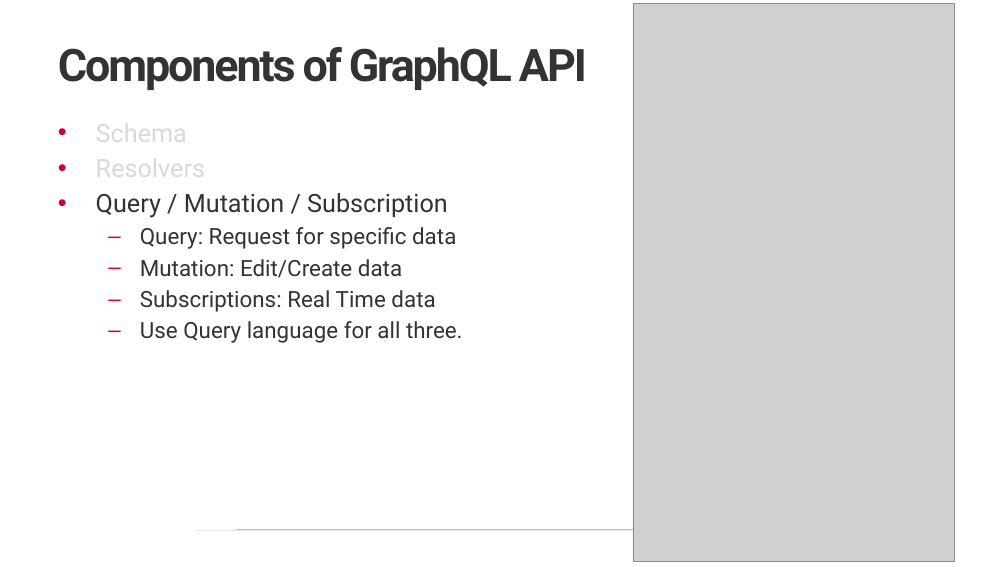
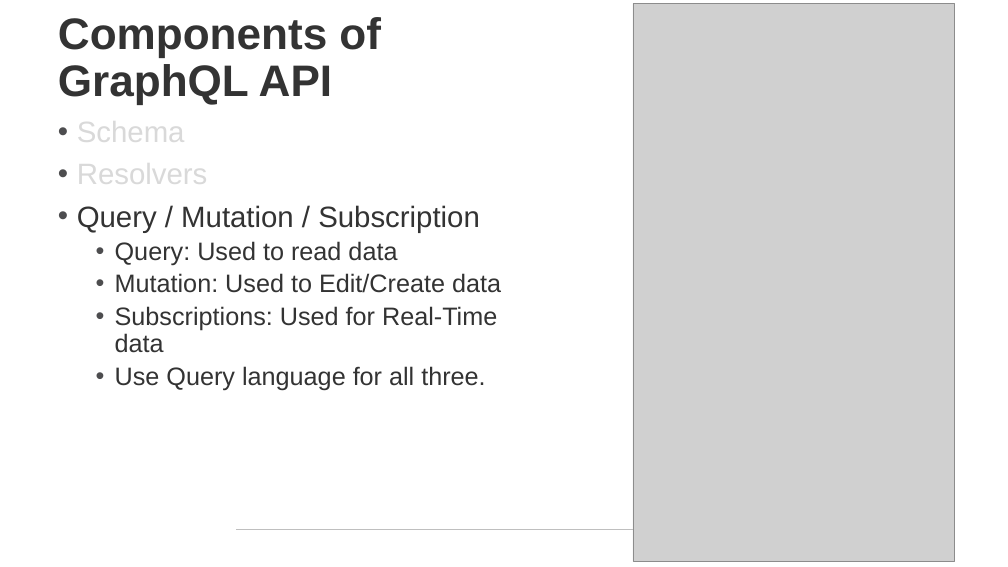
Before and after one commit to NPDSoftwareDev/graphql-presentation, a slide deck: slide 12 of graphql Introduction.pptx (slide 10 before the commit). Drawn at 1008x567 pixels with LibreOffice and Linux fonts; fonts in the diff are those of the drawing; grey boxes stand for pictures; background and template pictures are left out. Boxes give left, top, right and bottom in pixels: in the first picture for what was removed or moved away, otherwise in the second. Text is boxed around its words. In the diff, an @@ line names an element or a change of style, - is before the commit and + after.

```diff
--- a/graphql Introduction.pptx
+++ b/graphql Introduction.pptx
@@ title "Components of GraphQL API" moved from (x1=58, y1=47, x2=587, y2=90) to (x1=58, y1=17, x2=381, y2=105) @@
@@ title "Components of GraphQL API" at (x1=58, y1=17, x2=381, y2=105): size 42.7 to 42 pt, font Roboto to Arial, letter spacing -2 to 0 pt; line spacing 1 to 0.9; vertical alignment bottom to middle @@
@@ text at (x1=77, y1=116, x2=485, y2=390): size 24 to 28 pt in "Schema", "Resolvers", "Query / Mutation / Subscription"; font Roboto to Arial in "Schema", "Resolvers", "Query / Mutation / Subscription", "Use Query language for all three."; size 21.3 to 24 pt in "Use Query language for all three."; indent changed; line spacing 1 to 0.9; more space between paragraphs; bullet colour #CC0033 to #4D4D4F; bullet – to • @@
@@ text at (x1=115, y1=241, x2=501, y2=353): text changed; size 21.3 to 24 pt; font Roboto to Arial @@
-  – Query: Request for specific data
-  – Mutation: Edit/Create data
-  – Subscriptions: Real Time data
+  • Query: Used to read data
+  • Mutation: Used to Edit/Create data
+  • Subscriptions: Used for Real-Time data
@@ line removed from (196, 530) to (815, 530) @@
```
Also in this commit, not shown: 22 other slides changed, 8 slides added, 2 slides removed, 1 other file.
